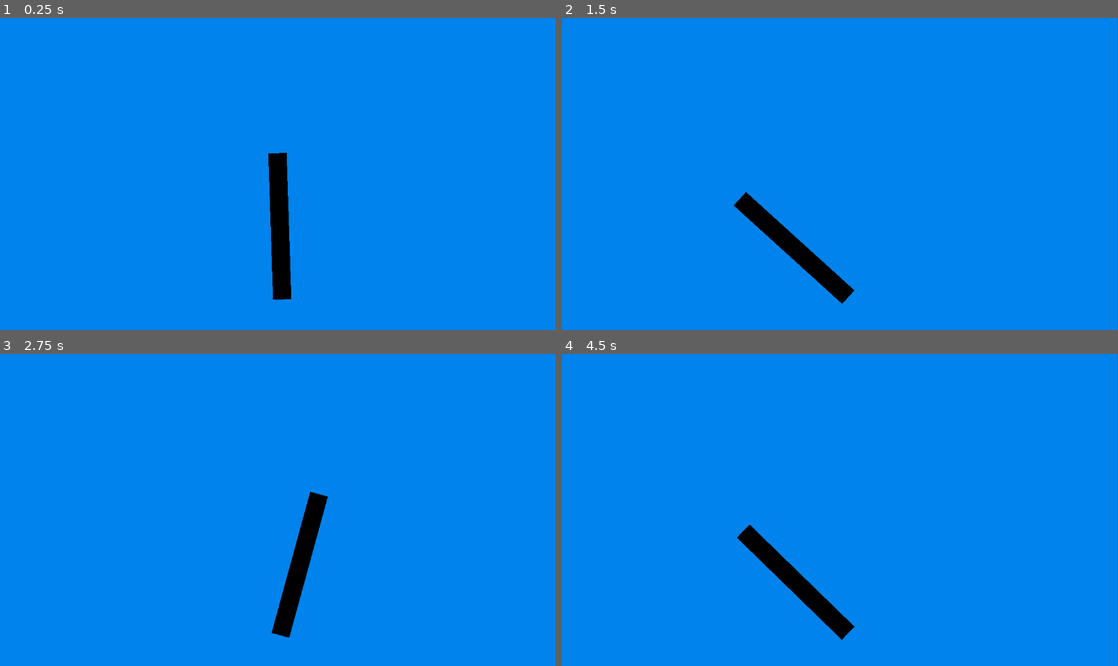
Above: before the commit, frames 1-4 (two rows, left to right).
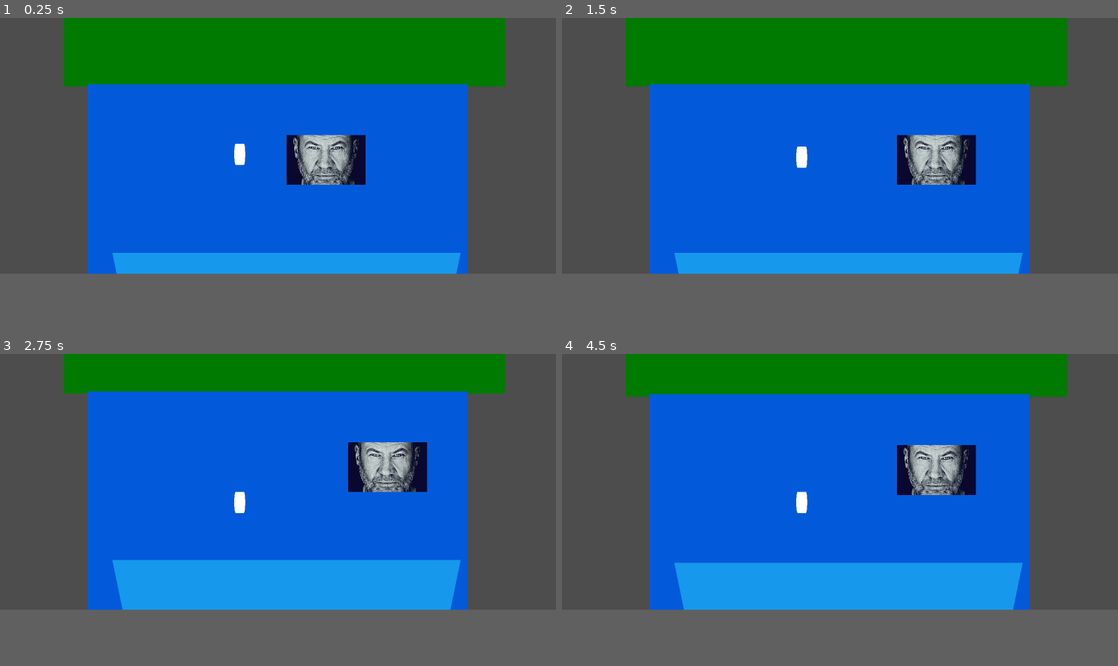
Above: after the commit, the same moments.

Repository: ZozoAFK/Pfish
Game: Godot game, scene res://Preproto/Scene/Scene1.tscn
Same seed, same stepped clock (60 frames per second), same inputs: the game is played once before the commit and once after it.
Inputs (mouse positions are in pixels of both pictures, inside the frame that each line leads up to):
- Up to frame 1 (0.25 s): no input
- Up to frame 2 (1.5 s): move the mouse to (962, 158) at 0.52 s; hold Right (ui_right) 0.53-1.28 s; tap Space (SPACE, bound only after the commit) at 0.6, 1.35 s; move the mouse to (728, 189) at 1.27 s; hold Left (ui_left) from 1.28 s (still down)
- Up to frame 3 (2.75 s): move the mouse to (333, 441) at 2.02 s; release Left (ui_left) at 2.03 s; hold Right (ui_right) from 2.03 s (still down); tap Space (SPACE, bound only after the commit) at 2.1 s
- Up to frame 4 (4.5 s): move the mouse to (812, 572) at 2.77 s; tap Space (SPACE, bound only after the commit) at 2.85, 3.6, 4.35 s; move the mouse to (1006, 556) at 3.52 s; release Right (ui_right) at 3.53 s; hold Left (ui_left) from 3.53 s (still down); move the mouse to (673, 463) at 4.27 s
In our replay, the window is 799x449 before the commit and 800x368 after it. These sizes can differ from the game's own. Grey fills any space a smaller window leaves; there, only what the larger window draws over its background counts as a difference.

The runs differ from the first frame. In frame 1, 78% of the frame differs, in the area x 0-100%, y 0-91%; in frame 2, 78%, in the area x 0-100%, y 0-92%; in frame 3, 73%; in frame 4, 74%.

Commit message:
camera bloquer + hamecon qui dessant

Diff:
--- a/Preproto/Scene/Scene1.tscn
+++ b/Preproto/Scene/Scene1.tscn
@@ -1,17 +1,39 @@
 [gd_scene format=3 uid="uid://c4wwmxtin4nc3"]
 
-[ext_resource type="PackedScene" uid="uid://c356745523kvv" path="res://Preproto/Scene/canne_peche.tscn" id="1_snyno"]
+[ext_resource type="Script" uid="uid://bw2skfeqi8e72" path="res://Preproto/Script/scene.gd" id="1_gqpds"]
+[ext_resource type="PackedScene" uid="uid://uwp4jevb0b10" path="res://Preproto/Scene/hamecon.tscn" id="1_snyno"]
+[ext_resource type="PackedScene" uid="uid://bnbptiq0ugpm3" path="res://Preproto/Scene/poisson.tscn" id="3_1tkie"]
+
+[sub_resource type="QuadMesh" id="QuadMesh_npc0d"]
 
 [sub_resource type="QuadMesh" id="QuadMesh_cmany"]
 
+[sub_resource type="PrismMesh" id="PrismMesh_gqpds"]
+
 [node name="Scene1" type="Node2D" unique_id=54507149]
+script = ExtResource("1_gqpds")
+
+[node name="MeshInstance2D2" type="MeshInstance2D" parent="." unique_id=765553961]
+modulate = Color(0, 0.47843137, 0, 1)
+position = Vector2(572, 109)
+scale = Vector2(1508, 250.5)
+mesh = SubResource("QuadMesh_npc0d")
 
 [node name="MeshInstance2D" type="MeshInstance2D" parent="." unique_id=696315795]
 modulate = Color(0.08627451, 0.59607846, 0.9254902, 1)
-self_modulate = Color(0, 0.85882354, 1, 1)
-position = Vector2(548, 301.99997)
-scale = Vector2(1298.5, 780.5)
+self_modulate = Color(0.08627451, 0.59607846, 0.9254902, 1)
+position = Vector2(548, 1846.5)
+scale = Vector2(1298.5, 3239)
 mesh = SubResource("QuadMesh_cmany")
 
-[node name="Canne_peche" parent="." unique_id=1098822087 instance=ExtResource("1_snyno")]
-position = Vector2(584, 572)
+[node name="MeshInstance2D3" type="MeshInstance2D" parent="." unique_id=1030677278]
+modulate = Color(0.08627451, 0.59607846, 0.9254902, 1)
+position = Vector2(579.00006, 2246)
+scale = Vector2(1190.5, 2885.5)
+mesh = SubResource("PrismMesh_gqpds")
+
+[node name="Hamecon" parent="." unique_id=1818444837 instance=ExtResource("1_snyno")]
+position = Vector2(523, 346)
+
+[node name="poisson" parent="." unique_id=1785689821 instance=ExtResource("3_1tkie")]
+position = Vector2(905, 612)
--- /dev/null
+++ b/Preproto/Scene/hamecon.tscn
@@ -0,0 +1,18 @@
+[gd_scene format=3 uid="uid://uwp4jevb0b10"]
+
+[ext_resource type="Script" uid="uid://der4uq8retbbi" path="res://Preproto/Script/hamecon.gd" id="1_p80j0"]
+
+[sub_resource type="TorusMesh" id="TorusMesh_gb2xh"]
+
+[node name="Hamecon" type="CharacterBody2D" unique_id=1818444837]
+script = ExtResource("1_p80j0")
+
+[node name="MeshInstance2D" type="MeshInstance2D" parent="." unique_id=1148794132]
+position = Vector2(-103.75001, 70.375)
+scale = Vector2(18.749998, 145.50002)
+mesh = SubResource("TorusMesh_gb2xh")
+
+[node name="Camera2D" type="Camera2D" parent="." unique_id=1106509813]
+limit_left = 0
+limit_top = 0
+limit_right = 1100
--- a/Preproto/Scene/poisson.tscn
+++ b/Preproto/Scene/poisson.tscn
@@ -1,10 +1,12 @@
 [gd_scene format=3 uid="uid://bnbptiq0ugpm3"]
 
-[ext_resource type="Script" uid="uid://b4sbmhfld8h07" path="res://Preproto/Script/fish.gd" id="1_fgjo1"]
+[ext_resource type="Script" uid="uid://g4l5rvqgnufk" path="res://Preproto/Script/poisson.gd" id="1_fgjo1"]
 [ext_resource type="Texture2D" uid="uid://cg56gop8ahjjb" path="res://Preproto/Material/fish.webp" id="2_p2lol"]
 
 [node name="poisson" type="CharacterBody2D" unique_id=1785689821]
 script = ExtResource("1_fgjo1")
 
 [node name="Fish" type="Sprite2D" parent="." unique_id=1687704337]
+position = Vector2(-191, -126.25)
+scale = Vector2(0.41411042, 0.40307328)
 texture = ExtResource("2_p2lol")
--- /dev/null
+++ b/Preproto/Script/hamecon.gd
@@ -0,0 +1,27 @@
+extends CharacterBody2D
+
+
+var SPEED = 300.0
+var JUMP_VELOCITY = 200.0
+
+
+func _physics_process(delta: float) -> void:
+
+	# desente du hamecon
+	for i in 1000:
+		if not(Input.is_action_just_pressed("SPACE")):
+			velocity.y = JUMP_VELOCITY
+	# remonter du hamecon
+		if Input.is_action_just_pressed("SPACE"):
+			velocity.y = -7000
+
+
+	# Get the input direction and handle the movement/deceleration.
+	# As good practice, you should replace UI actions with custom gameplay actions.
+	var direction := Input.get_axis("LEFT", "RIGHT")
+	if direction:
+		velocity.x = direction * SPEED
+	else:
+		velocity.x = move_toward(velocity.x, 0, SPEED)
+
+	move_and_slide()
--- /dev/null
+++ b/Preproto/Script/poisson.gd
@@ -0,0 +1,19 @@
+extends CharacterBody2D
+
+
+const SPEED = 300.0
+
+
+
+func _physics_process(delta: float) -> void:
+
+
+	# Get the input direction and handle the movement/deceleration.
+	# As good practice, you should replace UI actions with custom gameplay actions.
+	var direction := Input.get_axis("ui_left", "ui_right")
+	if direction:
+		velocity.x = direction * SPEED
+	else:
+		velocity.x = move_toward(velocity.x, 0, SPEED)
+
+	move_and_slide()
--- a/Preproto/Script/fish.gd
+++ b/Preproto/Script/scene.gd
@@ -1,4 +1,4 @@
-extends Sprite2D
+extends Node2D
 
 
 # Called when the node enters the scene tree for the first time.
--- a/project.godot
+++ b/project.godot
@@ -15,6 +15,30 @@
 config/features=PackedStringArray("4.6", "Forward Plus")
 config/icon="res://icon.svg"
 
+[display]
+
+window/size/viewport_width=1900
+window/size/viewport_height=875
+window/size/resizable=false
+
+[input]
+
+SPACE={
+"deadzone": 0.2,
+"events": [Object(InputEventKey,"resource_local_to_scene":false,"resource_name":"","device":-1,"window_id":0,"alt_pressed":false,"shift_pressed":false,"ctrl_pressed":false,"meta_pressed":false,"pressed":false,"keycode":0,"physical_keycode":32,"key_label":0,"unicode":32,"location":0,"echo":false,"script":null)
+]
+}
+RIGHT={
+"deadzone": 0.2,
+"events": [Object(InputEventKey,"resource_local_to_scene":false,"resource_name":"","device":-1,"window_id":0,"alt_pressed":false,"shift_pressed":false,"ctrl_pressed":false,"meta_pressed":false,"pressed":false,"keycode":0,"physical_keycode":68,"key_label":0,"unicode":68,"location":0,"echo":false,"script":null)
+]
+}
+LEFT={
+"deadzone": 0.2,
+"events": [Object(InputEventKey,"resource_local_to_scene":false,"resource_name":"","device":-1,"window_id":0,"alt_pressed":false,"shift_pressed":false,"ctrl_pressed":false,"meta_pressed":false,"pressed":false,"keycode":0,"physical_keycode":65,"key_label":0,"unicode":81,"location":0,"echo":false,"script":null)
+]
+}
+
 [physics]
 
 3d/physics_engine="Jolt Physics"
Binary file added: Preproto/Material/hamecon.png
Not shown, added: Preproto/Material/hamecon.png.import
Not shown, removed: Preproto/Script/fish.gd.uid
Not shown, added: Preproto/Script/hamecon.gd.uid
Not shown, added: Preproto/Script/poisson.gd.uid
Not shown, added: Preproto/Script/scene.gd.uid
